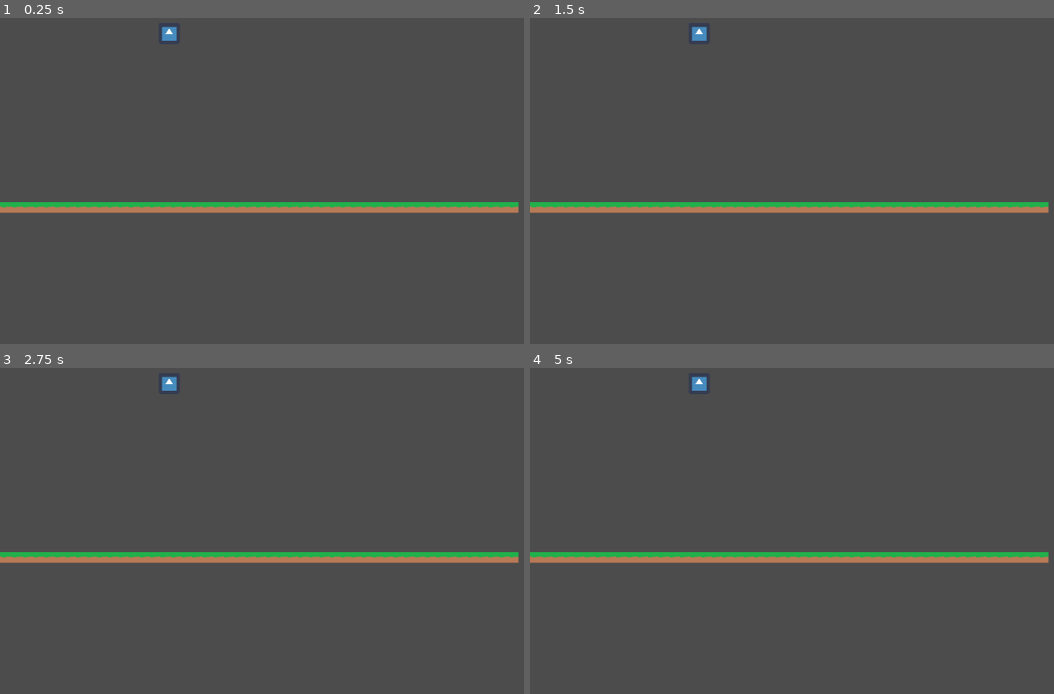
Above: before the commit, frames 1-4 (two rows, left to right).
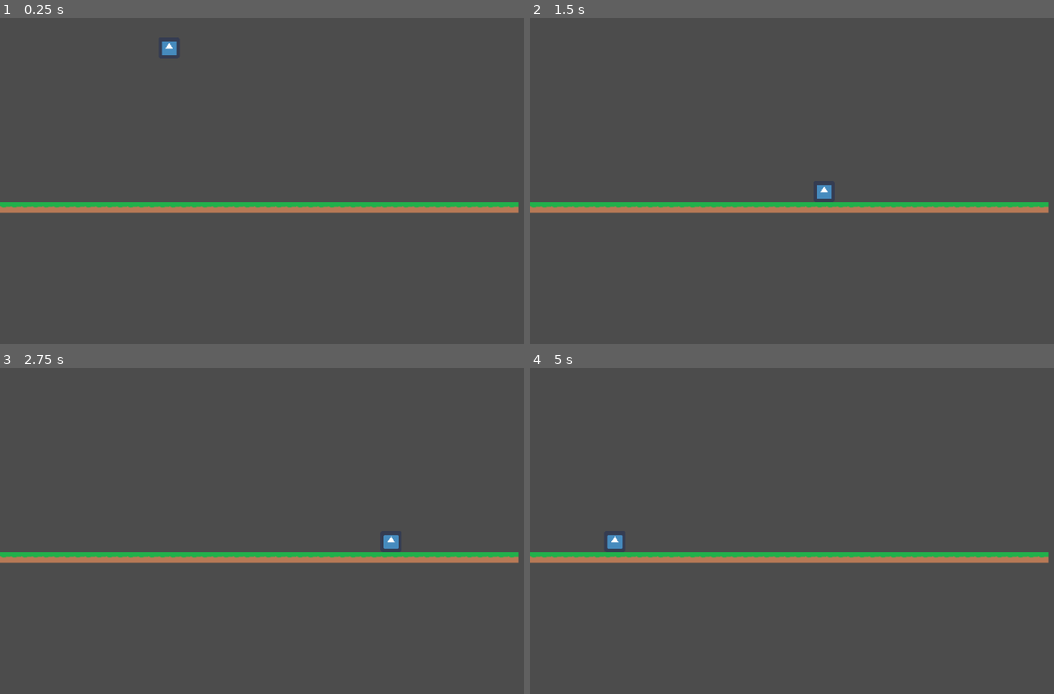
Above: after the commit, the same moments.

Repository: iloveusername/CodeOrCreateNerdsGame
Game: Godot game, scene res://Scenes/Test Scene.tscn
Two runs of this game, one before a commit and one after it. Both use one fixed random seed, a clock stepped at 60 frames per second and the inputs below. The engine's default icon, where the game draws it, is replaced by a stand-in: a white triangle on a blue panel in a dark square.
Inputs:
- Up to frame 1 (0.25 s): no input
- Up to frame 2 (1.5 s): hold Right (ui_right) 0.53-1.28 s; tap Space (ui_select) at 0.77 s; hold Down (ui_down) from 1.28 s (still down)
- Up to frame 3 (2.75 s): tap Space (ui_select) at 1.52 s; tap Enter at 2 s; release Down (ui_down) at 2.03 s; hold Right (ui_right) from 2.03 s (still down)
- Up to frame 4 (5 s): release Right (ui_right) at 2.78 s; hold Up (ui_up) 2.78-3.53 s; tap Space (ui_select) at 3.02, 3.5, 3.77, 4.52 s; hold Left (ui_left) from 3.53 s (still down)

The runs differ from the first frame. In frame 1, 0.2% of the frame differs, in the area x 30-34%, y 2-12%; in frame 2, 0.2%; in frame 3, 0.2%; in frame 4, 0.3%, in the area x 14-34%, y 2-56%.

Commit message:
Basic Char Movement

Diff:
--- a/Scenes/Player.tscn
+++ b/Scenes/Player.tscn
@@ -7,18 +7,18 @@
 extents = Vector2( 16, 16 )
 
 [node name="Player" type="Node2D"]
-script = ExtResource( 2 )
 
 [node name="KinematicBody2D" type="KinematicBody2D" parent="."]
+script = ExtResource( 2 )
 
 [node name="CollisionShape2D" type="CollisionShape2D" parent="KinematicBody2D"]
 visible = false
 position = Vector2( 0, -16 )
 shape = SubResource( 2 )
 
-[node name="Sprite" type="Sprite" parent="."]
+[node name="Sprite" type="Sprite" parent="KinematicBody2D"]
 position = Vector2( 0, -16 )
 scale = Vector2( 0.5, 0.5 )
 texture = ExtResource( 1 )
 
-[node name="Camera2D" type="Camera2D" parent="."]
+[node name="Camera2D" type="Camera2D" parent="KinematicBody2D"]
--- a/Scenes/Test Scene.tscn
+++ b/Scenes/Test Scene.tscn
@@ -1,7 +1,10 @@
-[gd_scene load_steps=4 format=2]
+[gd_scene load_steps=5 format=2]
 
 [ext_resource path="res://Scenes/Player.tscn" type="PackedScene" id=1]
 [ext_resource path="res://Textures/GroundPlaceholder.png" type="Texture" id=2]
+
+[sub_resource type="ConvexPolygonShape2D" id=2]
+points = PoolVector2Array( 0, 0, 16, 0, 16, 16, 0, 16 )
 
 [sub_resource type="TileSet" id=1]
 0/name = "GroundPlaceholder.png 0"
@@ -14,9 +17,16 @@
 0/navigation_offset = Vector2( 0, 0 )
 0/shape_offset = Vector2( 0, 0 )
 0/shape_transform = Transform2D( 1, 0, 0, 1, 0, 0 )
+0/shape = SubResource( 2 )
 0/shape_one_way = false
-0/shape_one_way_margin = 0.0
-0/shapes = [  ]
+0/shape_one_way_margin = 1.0
+0/shapes = [ {
+"autotile_coord": Vector2( 0, 0 ),
+"one_way": false,
+"one_way_margin": 1.0,
+"shape": SubResource( 2 ),
+"shape_transform": Transform2D( 1, 0, 0, 1, 0, 0 )
+} ]
 0/z_index = 0
 
 [node name="Test Scene" type="Node2D"]
--- a/Scripts/OldPlayer.gd
+++ b/Scripts/OldPlayer.gd
@@ -61,7 +61,6 @@
 
 		#Walking And Standing / Friction
 			if xDir != 0:
-				animationPlayer.play("Run")
 				motion.x += xDir * ACCELERATION * delta
 				maxSpeed = 64
 			else:
--- a/Scripts/Player.gd
+++ b/Scripts/Player.gd
@@ -1,14 +1,14 @@
-extends Node2D
+extends KinematicBody2D
 
 const ACCELERATION = 512
 const MAX_SPEED = 100
 const FRICTION = 0.1
 const AIR_RESISTENCE = 0.02
-const GRAVITY = 33
+const GRAVITY = 11
 const JUMP_FORCE = 66
 
 var motion = Vector2.ZERO
-var maxSpeed = 100
+var maxSpeed = 64
 var xDir = 1
 var yDir = 1
 var spriteDir = 1
@@ -18,5 +18,14 @@
 #Direction
 	var xDir = (Input.get_action_strength("ui_right") - Input.get_action_strength("ui_left"))
 	var yDir = (Input.get_action_strength("ui_up") - Input.get_action_strength("ui_down"))
+#X Motion
+	if xDir != 0:
+		motion.x += xDir * ACCELERATION * delta
+		maxSpeed = 64
+	else:
+		motion.x = lerp(motion.x, 0, FRICTION)
 
-	motion.y -= GRAVITY
+	motion.y += GRAVITY
+
+	motion = move_and_slide(motion, Vector2.UP)
+	print(motion)
--- a/project.godot
+++ b/project.godot
@@ -19,6 +19,37 @@
 run/main_scene="res://Scenes/Test Scene.tscn"
 config/icon="res://Sprites/icon.png"
 
+[input]
+
+ui_left={
+"deadzone": 0.5,
+"events": [ Object(InputEventKey,"resource_local_to_scene":false,"resource_name":"","device":0,"alt":false,"shift":false,"control":false,"meta":false,"command":false,"pressed":false,"scancode":16777231,"unicode":0,"echo":false,"script":null)
+, Object(InputEventJoypadButton,"resource_local_to_scene":false,"resource_name":"","device":0,"button_index":14,"pressure":0.0,"pressed":false,"script":null)
+, Object(InputEventKey,"resource_local_to_scene":false,"resource_name":"","device":0,"alt":false,"shift":false,"control":false,"meta":false,"command":false,"pressed":false,"scancode":65,"unicode":0,"echo":false,"script":null)
+ ]
+}
+ui_right={
+"deadzone": 0.5,
+"events": [ Object(InputEventKey,"resource_local_to_scene":false,"resource_name":"","device":0,"alt":false,"shift":false,"control":false,"meta":false,"command":false,"pressed":false,"scancode":16777233,"unicode":0,"echo":false,"script":null)
+, Object(InputEventJoypadButton,"resource_local_to_scene":false,"resource_name":"","device":0,"button_index":15,"pressure":0.0,"pressed":false,"script":null)
+, Object(InputEventKey,"resource_local_to_scene":false,"resource_name":"","device":0,"alt":false,"shift":false,"control":false,"meta":false,"command":false,"pressed":false,"scancode":68,"unicode":0,"echo":false,"script":null)
+ ]
+}
+ui_up={
+"deadzone": 0.5,
+"events": [ Object(InputEventKey,"resource_local_to_scene":false,"resource_name":"","device":0,"alt":false,"shift":false,"control":false,"meta":false,"command":false,"pressed":false,"scancode":16777232,"unicode":0,"echo":false,"script":null)
+, Object(InputEventJoypadButton,"resource_local_to_scene":false,"resource_name":"","device":0,"button_index":12,"pressure":0.0,"pressed":false,"script":null)
+, Object(InputEventKey,"resource_local_to_scene":false,"resource_name":"","device":0,"alt":false,"shift":false,"control":false,"meta":false,"command":false,"pressed":false,"scancode":87,"unicode":0,"echo":false,"script":null)
+ ]
+}
+ui_down={
+"deadzone": 0.5,
+"events": [ Object(InputEventKey,"resource_local_to_scene":false,"resource_name":"","device":0,"alt":false,"shift":false,"control":false,"meta":false,"command":false,"pressed":false,"scancode":16777234,"unicode":0,"echo":false,"script":null)
+, Object(InputEventJoypadButton,"resource_local_to_scene":false,"resource_name":"","device":0,"button_index":13,"pressure":0.0,"pressed":false,"script":null)
+, Object(InputEventKey,"resource_local_to_scene":false,"resource_name":"","device":0,"alt":false,"shift":false,"control":false,"meta":false,"command":false,"pressed":false,"scancode":83,"unicode":0,"echo":false,"script":null)
+ ]
+}
+
 [rendering]
 
 environment/default_environment="res://default_env.tres"
